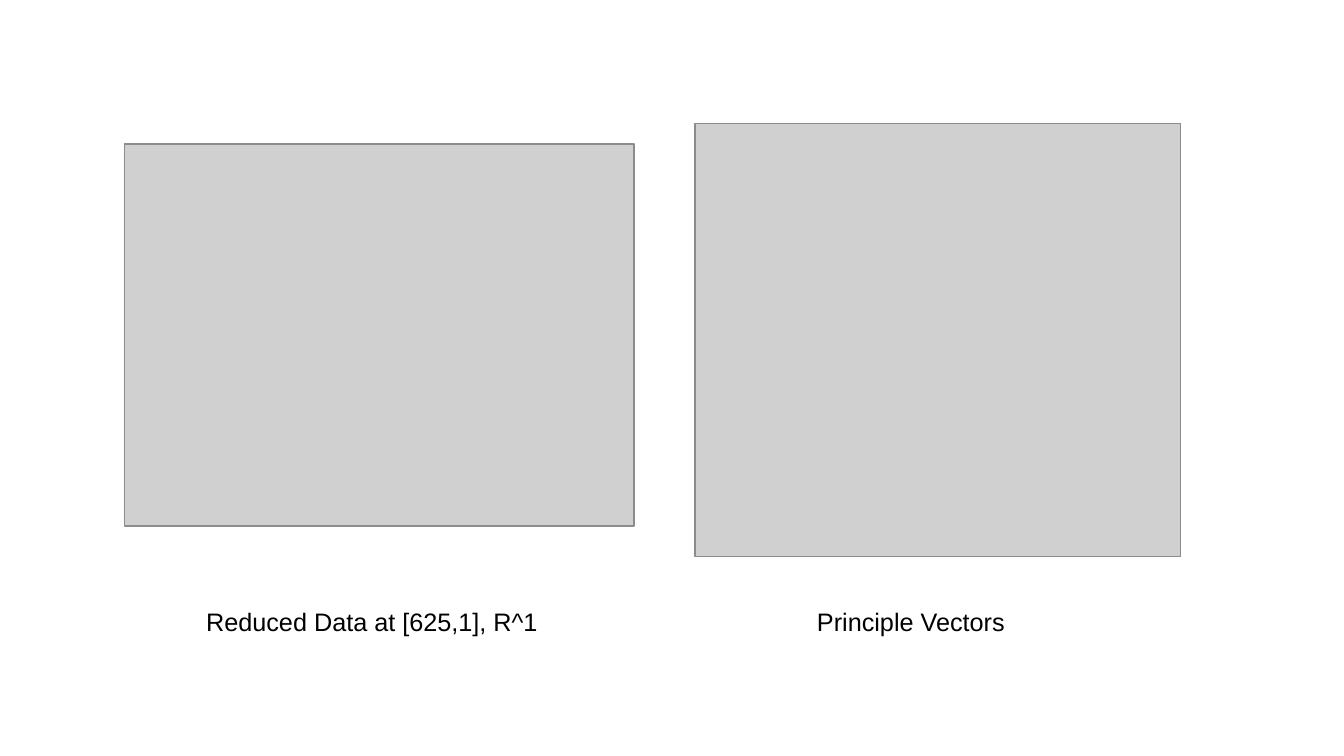
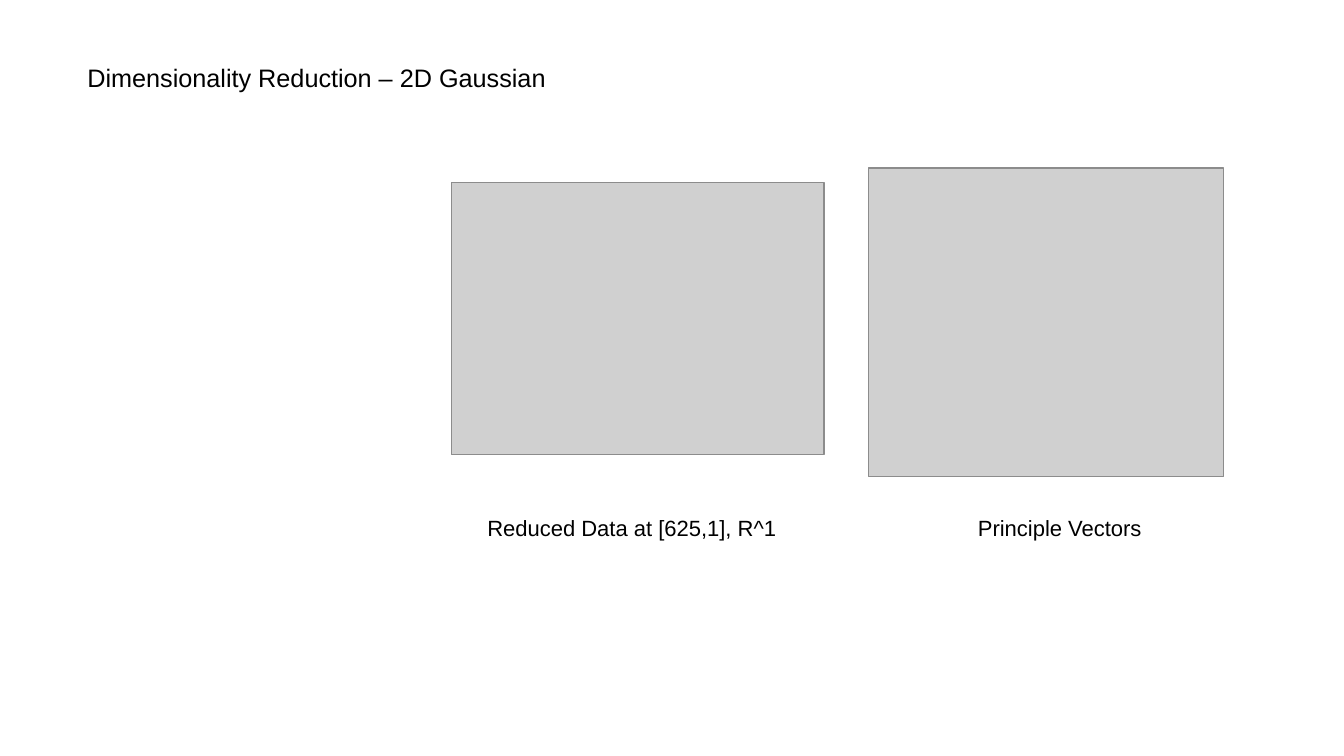
Before and after one commit to kulkarnisp/dim-red, a slide deck: slide 11 of backups/present/dimRed.pptx (slide 14 before the commit). Drawn at 1344x756 pixels with LibreOffice and Linux fonts; fonts in the diff are those of the drawing; grey boxes stand for pictures. Boxes give left, top, right and bottom in pixels: in the first picture for what was removed or moved away, otherwise in the second. Text is boxed around its words. In the diff, an @@ line names an element or a change of style, - is before the commit and + after.

```diff
--- a/backups/present/dimRed.pptx
+++ b/backups/present/dimRed.pptx
@@ text added at [87,68,546,92], 14.9 pt, text #000000 @@
+Dimensionality Reduction – 2D Gaussian
@@ picture: place and size @@
-picture at [695,123,1181,556]
+picture at [868,168,1223,477]
@@ picture: place and size @@
-picture at [124,144,634,526]
+picture at [451,183,824,455]
@@ text "Reduced Data at [625,1], R^1" at [487,520,776,541]: size 14.9 to 13 pt @@
@@ text "Reduced Data at [625,1], R^1": place and size @@
-text "Reduced Data at [625,1], R^1" at [206,612,537,637]
+text "Reduced Data at [625,1], R^1" at [487,520,776,541]
@@ text "Principle Vectors": place and size @@
-text "Principle Vectors" at [817,612,1005,637]
+text "Principle Vectors" at [978,520,1141,541]
@@ text "Principle Vectors" at [978,520,1141,541]: size 14.9 to 13 pt @@
```
Also in this commit, not shown: 7 other slides changed, 11 slides added, 6 slides removed, 10 other files.
